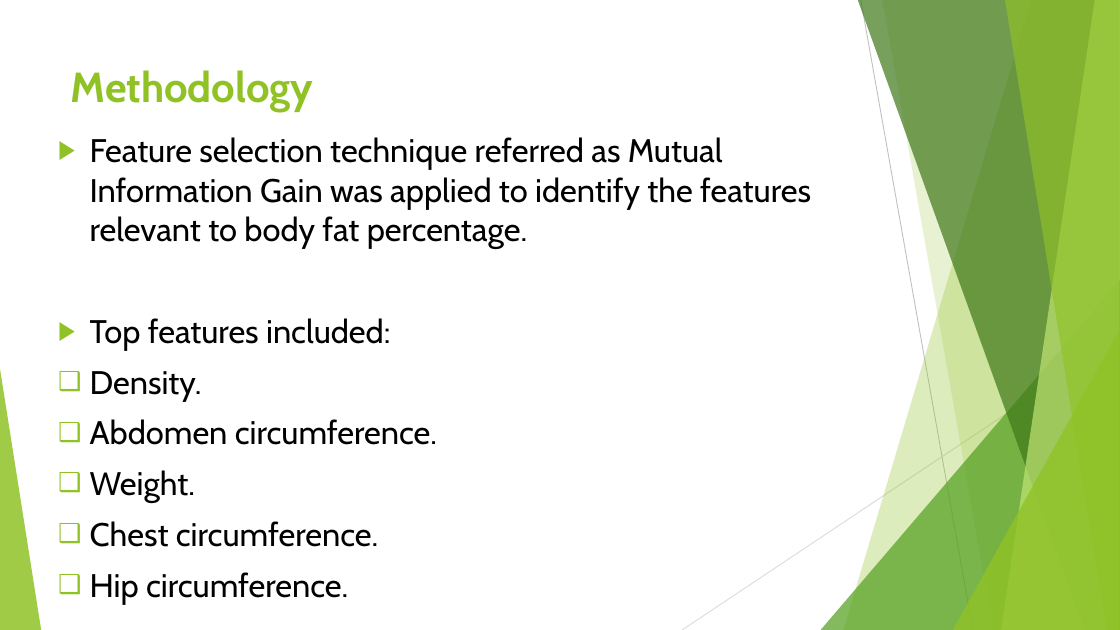
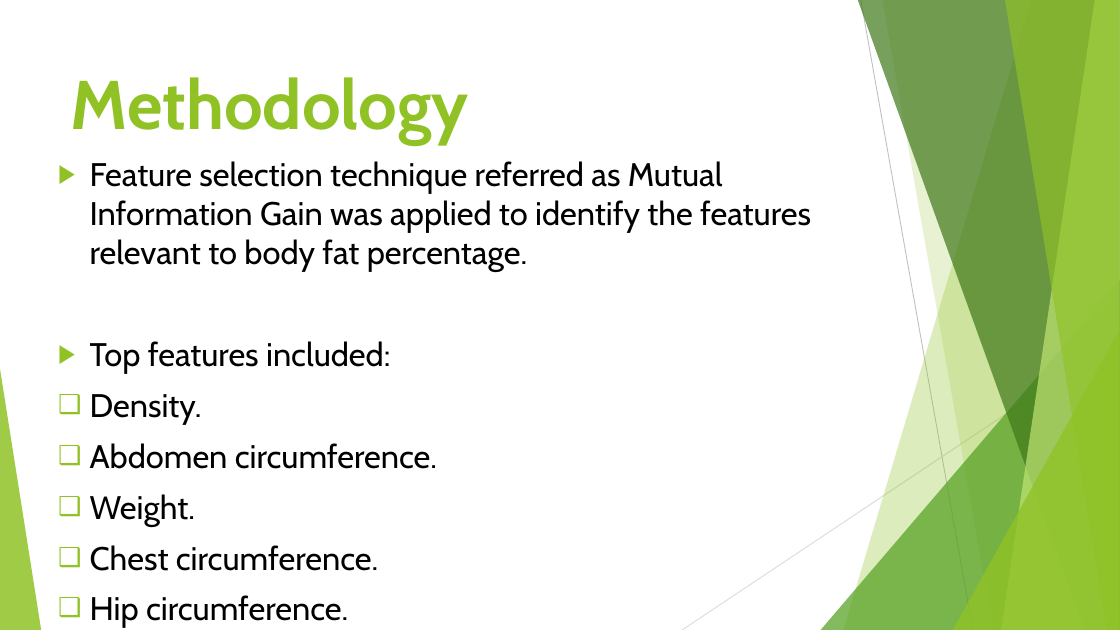
Before and after one commit to AbdulJaleel61/BODYFAT_PREDICTION, a slide deck: slide 10 of Presentation1.pptx (slide 8 before the commit). Drawn at 1120x630 pixels with LibreOffice and Linux fonts; fonts in the diff are those of the drawing. Boxes give left, top, right and bottom in pixels: in the first picture for what was removed or moved away, otherwise in the second. Text is boxed around its words. In the diff, an @@ line names an element or a change of style, - is before the commit and + after.

```diff
--- a/Presentation1.pptx
+++ b/Presentation1.pptx
@@ title "Methodology" at [71, 77, 469, 145]: size 36 to 59 pt @@
@@ text "Feature selection technique referred as ...": place and size @@
-text "Feature selection technique referred as ..." at [90, 137, 811, 605]
+text "Feature selection technique referred as ..." at [90, 161, 811, 628]
```
Also in this commit, not shown: 12 other slides changed, 4 slides added, 1 slide removed, 3 other files.
